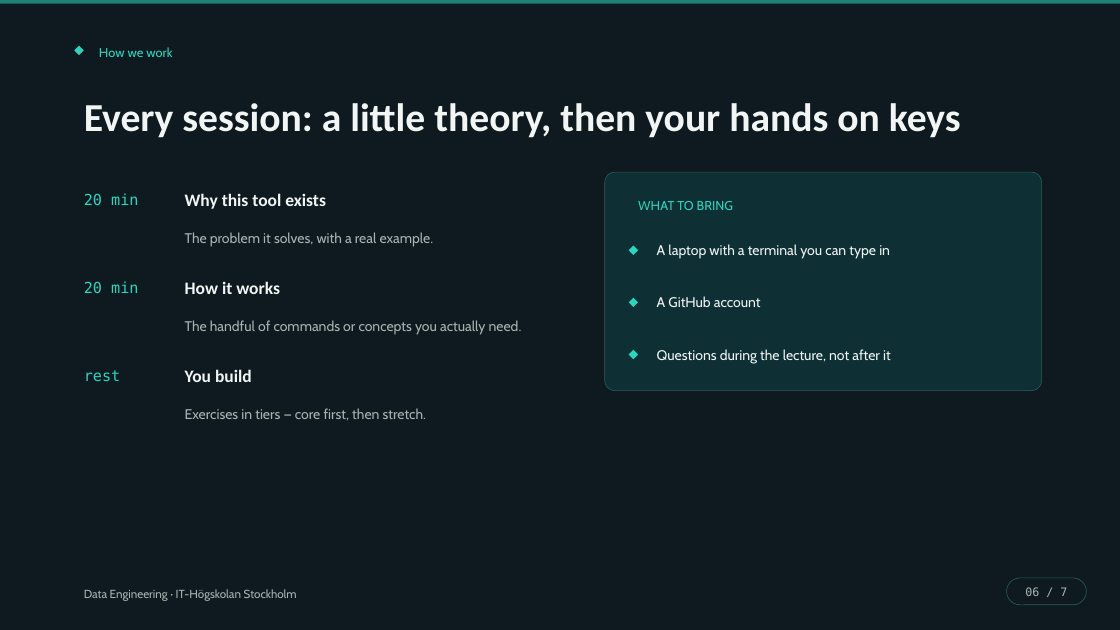
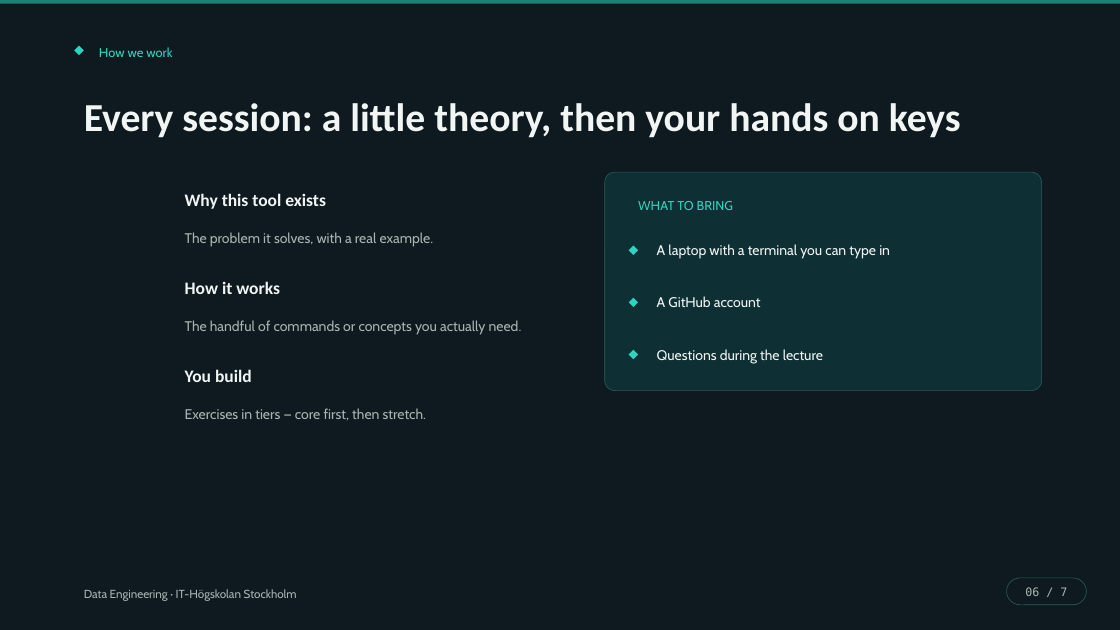
Before and after one commit to Md-Ruhul-Amin-Rony/Data-engineering-AI25, a slide deck: slide 6 of lectures/theory/Lecture1.1_Course_Structure.pptx. Drawn at 1120x630 pixels with LibreOffice and Linux fonts; fonts in the diff are those of the drawing. Boxes give left, top, right and bottom in pixels: in the first picture for what was removed or moved away, otherwise in the second. Text is boxed around its words. In the diff, an @@ line names an element or a change of style, - is before the commit and + after.

Commit message:
L1 fixes

```diff
--- a/lectures/theory/Lecture1.1_Course_Structure.pptx
+++ b/lectures/theory/Lecture1.1_Course_Structure.pptx
@@ text removed at box(84, 193, 138, 205) @@
-20 min
@@ text removed at box(84, 281, 138, 293) @@
-20 min
@@ text at box(657, 349, 823, 364): text changed @@
-Questions during the lecture, not after it
+Questions during the lecture
@@ text removed at box(84, 370, 120, 381) @@
-rest
```
